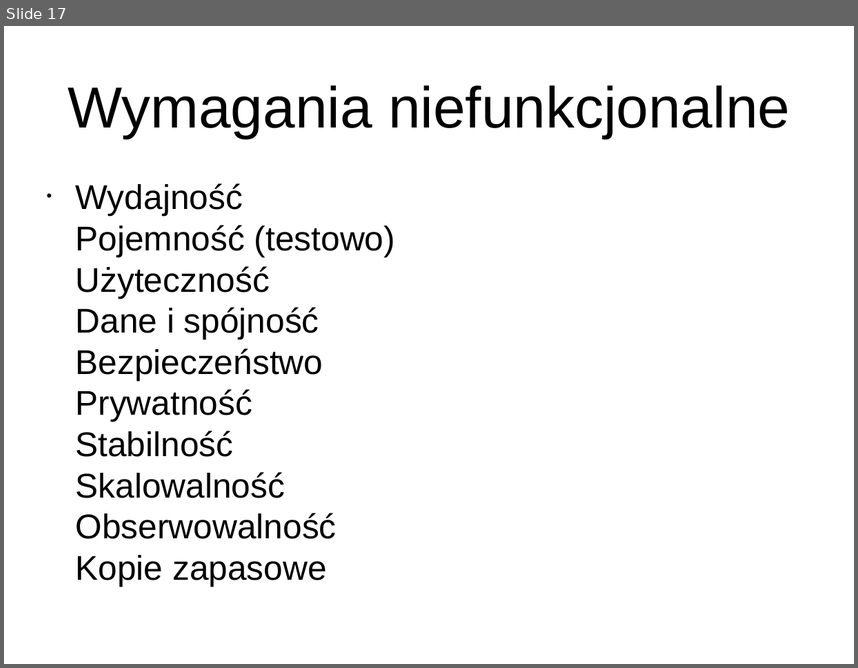
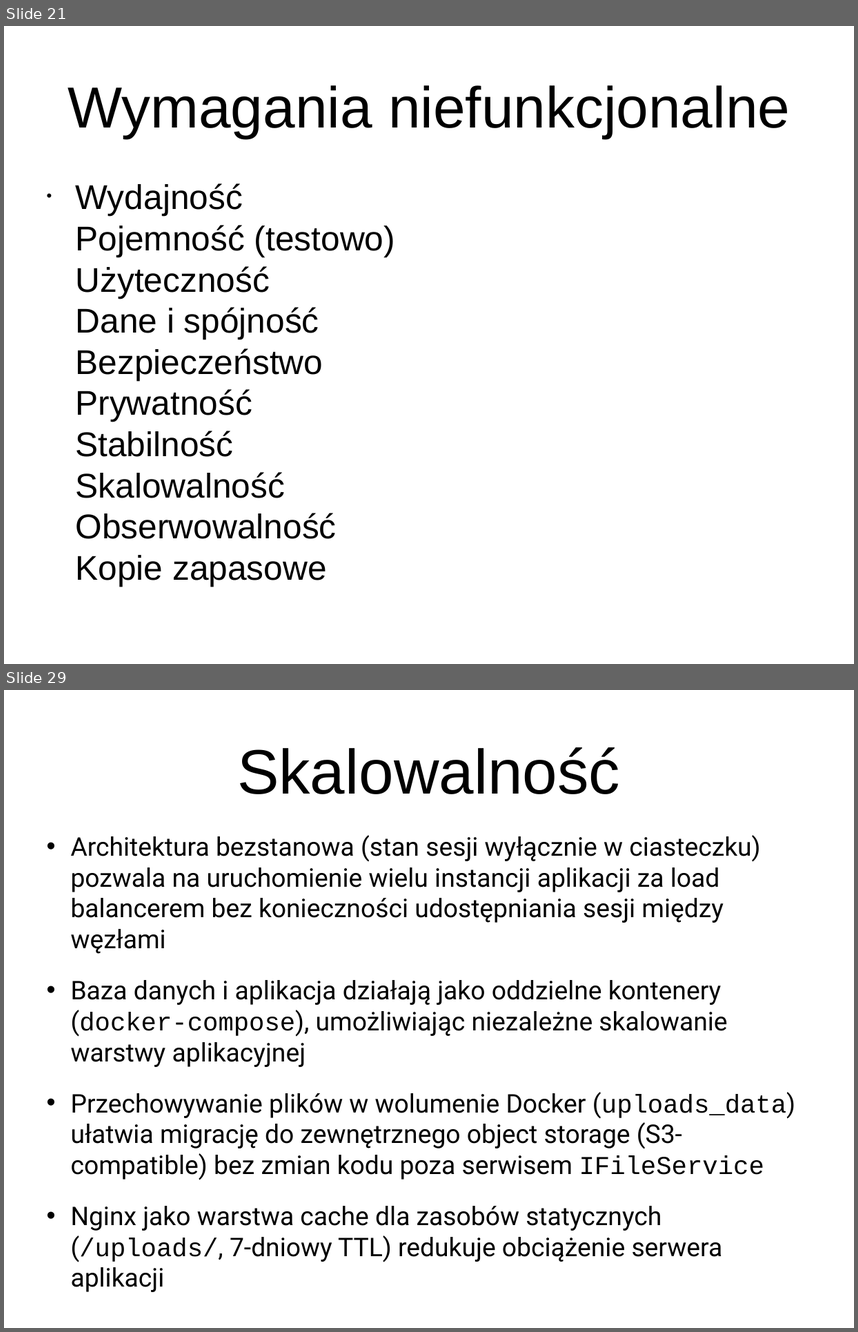
Before and after one commit to Majkul/Projekt_Zespolowy, a slide deck: ProjektZespolowyGr3/Presentation/TH2025GR3.pptx. Shown one above the other, each under a label of ours: slide 17 before the commit, slides 21 and 29 after it; the slides between them are not shown. The pictures are 858x668 and 858x1332 pixels, drawn with LibreOffice and Linux fonts; fonts in the diff are those of the drawing. Boxes give left, top, right and bottom in pixels: in the first picture for what was removed or moved away, otherwise in the second. Text is boxed around its words. In the diff, an @@ line names an element or a change of style, - is before the commit and + after.

```diff
--- a/ProjektZespolowyGr3/Presentation/TH2025GR3.pptx
+++ b/ProjektZespolowyGr3/Presentation/TH2025GR3.pptx
@@ slide 29 added at bbox=[4, 690, 854, 1328], background #FFFFFF @@
@@ title added at bbox=[237, 747, 620, 794], 58.5 pt, text #000000 @@
+Skalowalność
@@ text added at bbox=[71, 835, 795, 1292], 24 pt, text #000000 @@
+• Architektura bezstanowa (stan sesji wyłącznie w ciasteczku) pozwala na uruchomienie wielu instancji aplikacji za load balancerem bez konieczności udostępniania sesji między węzłami
+• Baza danych i aplikacja działają jako oddzielne kontenery (docker-compose), umożliwiając niezależne skalowanie warstwy aplikacyjnej
+• Przechowywanie plików w wolumenie Docker (uploads_data) ułatwia migrację do zewnętrznego object storage (S3-compatible) bez zmian kodu poza serwisem IFileService
+• Nginx jako warstwa cache dla zasobów statycznych (/uploads/, 7-dniowy TTL) redukuje obciążenie serwera aplikacji
@@ what was slide 17 is now slide 21 @@
```
Also in this commit, not shown: 1 slide changed, 61 other slides added.
